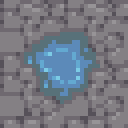
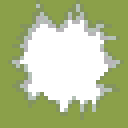
The second 128×128 image is a revision of the first. Changes to its layers:
showed "grasslayer", painted on it over [left=0, top=0, right=128, bottom=128]
removed layer "ground" over [left=0, top=0, right=128, bottom=128]
